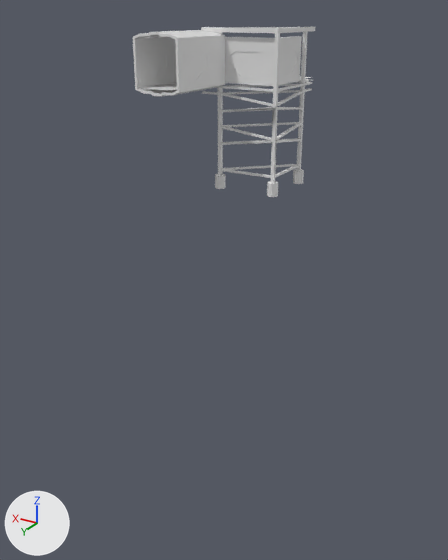
Two versions of the FBX model DungeonCrawler/Assets/Assets/Meshes/MSH_Rooms_Proto.fbx, one commit apart.
Camera for both pictures: a 50 mm camera at (-33.4, 59.4, 6.0) aimed at (0.1, 3.6, -21.9). The axes (+X, +Y, +Z) are drawn at lower left. The lights are the same throughout. Where no turn or scale is listed for an object, it has been applied to the vertices.

Objects in the first picture: 'MSH_Hall', 'MSH_HallWindow', 'MSH_RoomSupport', 'MSH_Wall', 'MSH_WallWindow'.
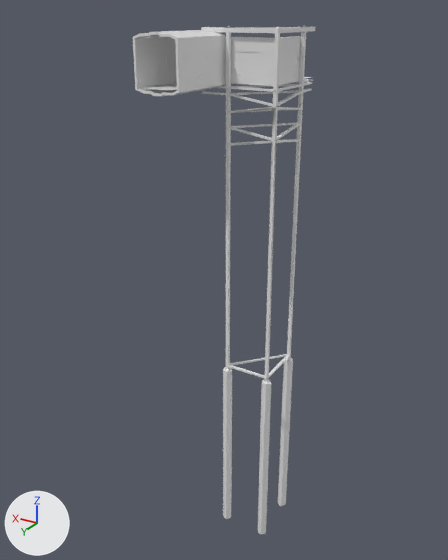
Where the change shows, as pixel boxes [x1, y1, x2, y2] in the pictures (448 x 560 px):
'MSH_RoomSupport', reshaped (197% taller): before [201, 27, 315, 197]; after [201, 27, 315, 534]

The change in detail:
me_msh_roomsupport is used by ob_msh_roomsupport; location (0.0, 0.0, 0.0).
me_msh_roomsupport had 264 vertices, 310 faces and spanned x -8.2..0.0, y 0.0..8.2, z -9.99..4.8.
me_msh_roomsupport now has 264 vertices, 310 faces and spans x -8.2..0.0, y 0.0..8.2, z -51.99..4.8.
me_msh_roomsupport part 1: 192 of 264 vertices moved; they spanned x -8.2..-1.4, y 1.4..8.2, z -9.99..4.8 and now span x -8.2..-2.3, y 1.7..8.2, z -51.99..4.8; mean shift (-0.38, 0.12, -14.75); largest move (-1.73, 7.53, -9.99) -> (-2.63, 7.53, -51.99).
